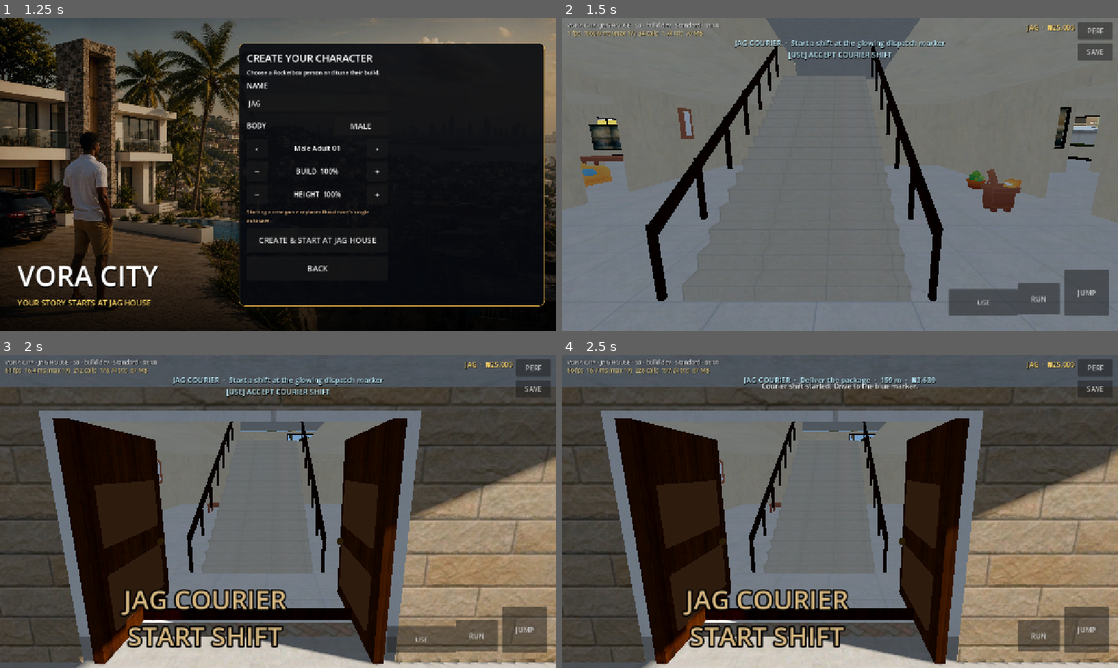
Above: before the commit, frames 1-4 (two rows, left to right).
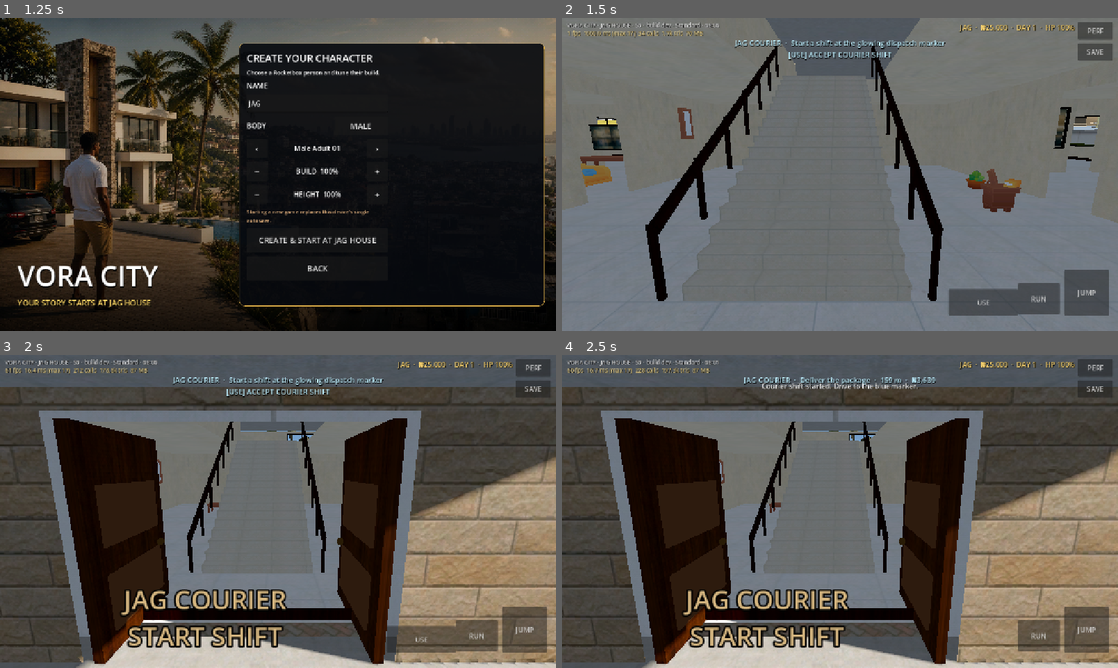
Above: after the commit, the same moments.

Repository: macaulay-spec/Arena-v-world
Game: Godot game, scene res://scenes/main.tscn
The game is run twice, just before and just after one commit, with the same random seed, the same clock (stepped at 60 frames per second) and the same inputs.
Inputs:
- Up to frame 1 (1.25 s): click "NEW GAME" at 0.5 s
- Up to frame 2 (1.5 s): click "CREATE & START AT JAG HOUSE" at 1.25 s
- Up to frame 3 (2 s): no input
- Up to frame 4 (2.5 s): click "USE" at 2 s

Frame 1 is identical in both runs. In frame 2, 0.3% of the frame differs, in the area x 71-93%, y 2-5%; in frame 3, 0.3%; in frame 4, 0.3%.

Commit message:
Add sleep and meal interactions at JAG House
Co-authored-by: arena-agent <297053741+arena-agent@users.noreply.github.com>

Diff:
--- a/godot/scripts/game.gd
+++ b/godot/scripts/game.gd
@@ -15,6 +15,8 @@
 	"cash": 25000,
 	"health": 100.0,
 	"day": 1,
+	"meals": 0,
+	"times_slept": 0,
 	"wanted": 0,
 	"deliveries": 0,
 	"job_active": false,
@@ -108,6 +110,24 @@
 	set_wanted(int(profile.get("wanted", 0)) + maxi(0, levels))
 
 
+func eat_meal(cost: int = 250, health_gain: float = 25.0) -> bool:
+	if int(profile.get("cash", 0)) < cost:
+		return false
+	add_cash(-cost)
+	profile["meals"] = int(profile.get("meals", 0)) + 1
+	profile["health"] = clampf(float(profile.get("health", 100.0)) + health_gain, 0.0, 100.0)
+	profile_changed.emit(profile.duplicate(true))
+	return true
+
+
+func sleep_until_morning() -> void:
+	profile["day"] = maxi(1, int(profile.get("day", 1))) + 1
+	profile["times_slept"] = int(profile.get("times_slept", 0)) + 1
+	profile["health"] = 100.0
+	minutes = 7.0 * 60.0
+	profile_changed.emit(profile.duplicate(true))
+
+
 func has_save() -> bool:
 	return FileAccess.file_exists(SAVE_PATH)
 
@@ -145,6 +165,9 @@
 	profile["avatar_name"] = String(profile.get("avatar_name", "Male_Adult_01"))
 	profile["cash"] = maxi(0, int(profile.get("cash", 25000)))
 	profile["health"] = clampf(float(profile.get("health", 100.0)), 0.0, 100.0)
+	profile["day"] = maxi(1, int(profile.get("day", 1)))
+	profile["meals"] = maxi(0, int(profile.get("meals", 0)))
+	profile["times_slept"] = maxi(0, int(profile.get("times_slept", 0)))
 	profile["wanted"] = clampi(int(profile.get("wanted", 0)), 0, 5)
 	profile["deliveries"] = maxi(0, int(profile.get("deliveries", 0)))
 	profile["job_active"] = bool(profile.get("job_active", false))
--- a/godot/scripts/hud.gd
+++ b/godot/scripts/hud.gd
@@ -49,8 +49,8 @@
 	root.add_child(short_label)
 	profile_label = Label.new()
 	profile_label.set_anchors_preset(Control.PRESET_TOP_RIGHT)
-	profile_label.position = Vector2(-400, 10)
-	profile_label.size = Vector2(300, 32)
+	profile_label.position = Vector2(-500, 10)
+	profile_label.size = Vector2(400, 32)
 	profile_label.horizontal_alignment = HORIZONTAL_ALIGNMENT_RIGHT
 	profile_label.add_theme_font_size_override("font_size", 16)
 	profile_label.add_theme_color_override("font_color", Color(1.0, 0.85, 0.45))
@@ -248,7 +248,7 @@
 	build_label.text = "VORA CITY · JAG HOUSE · S0 · build %s · %s · %s" % [str(Game.build.get("commit", "dev")).substr(0, 7), q, Game.clock_label()]
 	var wanted := int(Game.profile.get("wanted", 0))
 	var wanted_text := "  ·  WANTED %d" % wanted if wanted > 0 else ""
-	profile_label.text = "%s  ·  %s%s" % [str(Game.profile.get("name", "JAG")), _format_cash(int(Game.profile.get("cash", 0))), wanted_text]
+	profile_label.text = "%s  ·  %s  ·  DAY %d  ·  HP %d%%%s" % [str(Game.profile.get("name", "JAG")), _format_cash(int(Game.profile.get("cash", 0))), int(Game.profile.get("day", 1)), int(round(float(Game.profile.get("health", 100.0)))), wanted_text]
 	short_label.text = Perf.short_line()
 	var world := _current_world()
 	if world:
--- a/godot/scripts/world.gd
+++ b/godot/scripts/world.gd
@@ -23,6 +23,8 @@
 var owned_vehicles: Array[DrivableCar] = []
 var active_vehicle: DrivableCar
 var dispatcher_position := Vector3.ZERO
+var sleep_position := Vector3.ZERO
+var fridge_position := Vector3.ZERO
 var delivery_destination := Vector3.ZERO
 var delivery_active := false
 var delivery_reward := 0
@@ -67,6 +69,7 @@
 		builder._add_tree("tree-palm", p[0], p[1], builder.rng.randf() * TAU, builder.rng.randf_range(0.9, 1.25))
 	builder.emit(self)
 	_add_front_door()
+	_configure_home_actions()
 	_lighting()
 	_spawn_player()
 	_spawn_npcs()
@@ -94,6 +97,7 @@
 		builder._add_tree("tree-palm", p[0], p[1], builder.rng.randf() * TAU, builder.rng.randf_range(0.9, 1.25))
 	builder.emit(self, false)
 	_add_front_door()
+	_configure_home_actions()
 	_mansion_tris = int(builder.stats.get("tris", 0))
 	_mansion_surfaces = int(builder.stats.get("surfaces", 0))
 	_lighting()
@@ -116,6 +120,11 @@
 	front_door.name = "FrontDoor"
 	front_door.position = mansion.W(33.0, MansionBuilder.GF, 44.52)
 	add_child(front_door)
+
+
+func _configure_home_actions() -> void:
+	sleep_position = mansion.W(22.8, MansionBuilder.F1 + 0.05, 27.2)
+	fridge_position = mansion.W(44.1, MansionBuilder.GF + 0.05, 24.0)
 
 
 func _on_stream_center_changed(_center: Vector2i) -> void:
@@ -882,6 +891,10 @@
 		return "TALK TO " + talkable.role_title()
 	if not delivery_active and player.global_position.distance_to(dispatcher_position) <= 3.0:
 		return "ACCEPT COURIER SHIFT"
+	if not delivery_active and player.global_position.distance_to(sleep_position) <= 2.8:
+		return "SLEEP · Rest until 07:00"
+	if player.global_position.distance_to(fridge_position) <= 2.8:
+		return "EAT · ₦250"
 	return ""
 
 
@@ -918,6 +931,19 @@
 		return
 	if not delivery_active and player.global_position.distance_to(dispatcher_position) <= 3.0:
 		_start_delivery()
+		return
+	if not delivery_active and player.global_position.distance_to(sleep_position) <= 2.8:
+		Game.sleep_until_morning()
+		player.global_position = sleep_position + Vector3(0, 0, 1.2)
+		player.velocity = Vector3.ZERO
+		toast_requested.emit("You rested · Day %d · 07:00 · health restored." % int(Game.profile.get("day", 1)))
+		Game.save_game(self)
+		return
+	if player.global_position.distance_to(fridge_position) <= 2.8:
+		if Game.eat_meal():
+			toast_requested.emit("Meal eaten · health %d%% · ₦250 spent." % int(round(Game.profile.get("health", 100.0))))
+		else:
+			toast_requested.emit("A meal costs ₦250. Earn more cash first.")
 		return
 
 
--- a/godot/tests/test_save.gd
+++ b/godot/tests/test_save.gd
@@ -9,10 +9,29 @@
 	Game.profile["cash"] = 123456
 	Game.profile["health"] = 73.5
 	Game.profile["deliveries"] = 4
+	Game.profile["meals"] = 2
+	Game.profile["times_slept"] = 3
+	Game.profile["day"] = 4
 	Game.profile["job_active"] = true
 	Game.profile["job_destination"] = [12.5, 22.1, -38.75]
 	Game.profile["job_reward"] = 4200
 	Game.profile["wanted"] = 3
+	Game.profile["cash"] = 500
+	Game.profile["health"] = 50.0
+	if not Game.eat_meal() or int(Game.profile.get("cash", -1)) != 250 or int(Game.profile.get("meals", -1)) != 3:
+		fails.append("home meal did not charge and increment the meal counter")
+	if absf(float(Game.profile.get("health", 0.0)) - 75.0) > 0.001:
+		fails.append("home meal did not restore health")
+	Game.sleep_until_morning()
+	if int(Game.profile.get("day", -1)) != 5 or int(Game.profile.get("times_slept", -1)) != 4:
+		fails.append("sleep did not advance the day and sleep count")
+	if absf(Game.minutes - 7.0 * 60.0) > 0.001 or float(Game.profile.get("health", 0.0)) != 100.0:
+		fails.append("sleep did not restore the morning clock and health")
+	Game.profile["cash"] = 123456
+	Game.profile["health"] = 73.5
+	Game.profile["meals"] = 2
+	Game.profile["times_slept"] = 3
+	Game.profile["day"] = 4
 	Game.minutes = 22.5 * 60.0
 	Game.add_cash(-999999)
 	if int(Game.profile.get("cash", -1)) != 0: fails.append("cash helper allowed a negative balance")
@@ -37,6 +56,8 @@
 			fails.append("cash did not round-trip")
 		if int(Game.profile.get("deliveries", -1)) != 4:
 			fails.append("delivery count did not round-trip")
+		if int(Game.profile.get("meals", -1)) != 2 or int(Game.profile.get("times_slept", -1)) != 3 or int(Game.profile.get("day", -1)) != 4:
+			fails.append("home needs/day counters did not round-trip")
 		if not bool(Game.profile.get("job_active", false)) or int(Game.profile.get("job_reward", -1)) != 4200:
 			fails.append("active courier job did not round-trip")
 		var saved_destination: Array = Game.profile.get("job_destination", [])
--- a/godot/tests/test_world.gd
+++ b/godot/tests/test_world.gd
@@ -50,6 +50,28 @@
 		if housekeeper.dialogue_line(Game.profile).is_empty(): fails.append("housekeeper has no dialogue")
 		world.interact()
 		world.player.global_position = spawn_before_talk
+	# The furnished house is a working home: meal purchase/healing and sleep/day progression.
+	var home_test_spawn: Vector3 = world.player.global_position
+	var home_cash_before := int(Game.profile.get("cash", 0))
+	var meals_before := int(Game.profile.get("meals", 0))
+	Game.profile["health"] = 50.0
+	world.player.global_position = world.fridge_position + Vector3(0, 0, 2.0)
+	if world.interaction_label() != "EAT · ₦250": fails.append("fridge is not interactable in the kitchen")
+	world.interact()
+	if int(Game.profile.get("cash", -1)) != home_cash_before - 250: fails.append("meal price was not charged")
+	if int(Game.profile.get("meals", -1)) != meals_before + 1 or absf(float(Game.profile.get("health", 0.0)) - 75.0) > 0.01:
+		fails.append("meal did not increment the stat and restore health")
+	var day_before_sleep := int(Game.profile.get("day", 1))
+	Game.profile["health"] = 55.0
+	Game.minutes = 23.0 * 60.0
+	world.player.global_position = world.sleep_position + Vector3(0, 0, 2.0)
+	if world.interaction_label() != "SLEEP · Rest until 07:00": fails.append("master bed is not interactable upstairs")
+	world.interact()
+	if int(Game.profile.get("day", 0)) != day_before_sleep + 1 or absf(Game.minutes - 7.0 * 60.0) > 0.01:
+		fails.append("sleep did not advance to the next morning")
+	if absf(float(Game.profile.get("health", 0.0)) - 100.0) > 0.01:
+		fails.append("sleep did not restore full health")
+	world.player.global_position = home_test_spawn
 	# NPC skinned tris budget
 	var npc_tris := 0
 	for n in world.npcs:
